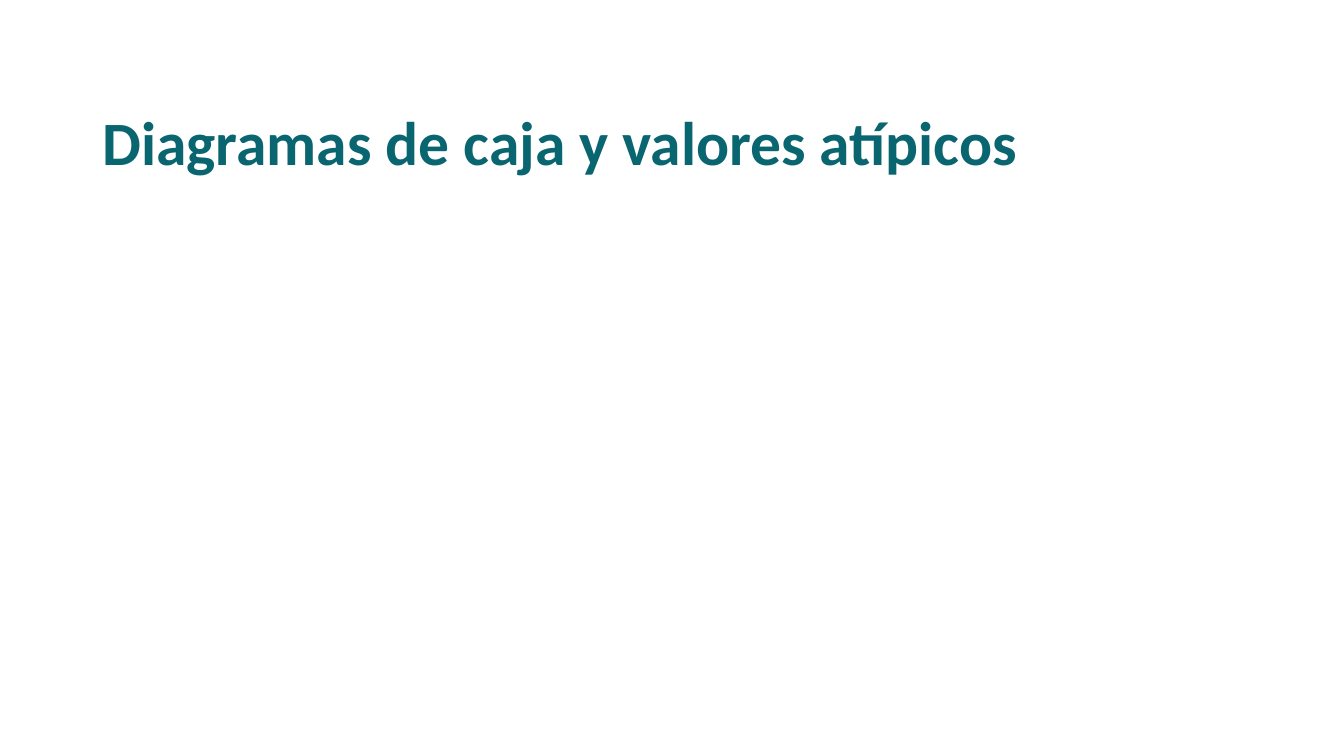
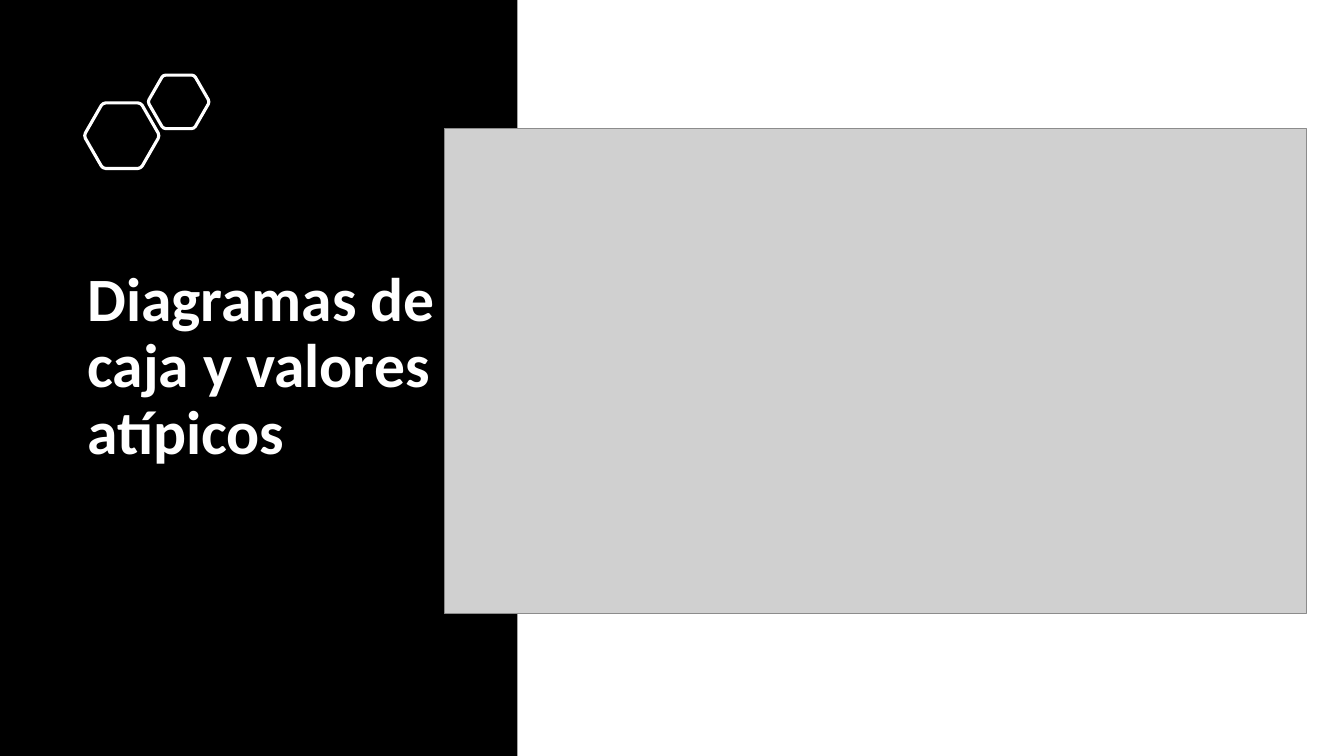
Before and after one commit to JuanAguilarDev/Data-mining-project, a slide deck: slide 12 of Plantilla Exposición.pptx (slide 7 before the commit). Drawn at 1344x756 pixels with LibreOffice and Linux fonts; fonts in the diff are those of the drawing; grey boxes stand for pictures; background and template pictures are left out. Boxes give left, top, right and bottom in pixels: in the first picture for what was removed or moved away, otherwise in the second. Text is boxed around its words. In the diff, an @@ line names an element or a change of style, - is before the commit and + after.

```diff
--- a/Plantilla Exposición.pptx
+++ b/Plantilla Exposición.pptx
@@ rectangle added at (0, 0, 517, 756), fill #000000 @@
@@ freeform shape added at (148, 76, 209, 129), outline #FFFFFF 2.25 pt @@
@@ freeform shape added at (85, 103, 159, 168), outline #FFFFFF 2.25 pt @@
@@ picture added at (445, 129, 1307, 614) @@
@@ title "Diagramas de caja y valores ...": place and size @@
-title "Diagramas de caja y valores ..." at (102, 121, 1017, 176)
+title "Diagramas de caja y valores ..." at (87, 277, 434, 464)
@@ title "Diagramas de caja y valores ..." at (87, 277, 434, 464): text colour #09656F to #FFFFFF; vertical alignment middle to bottom @@
```
Also in this commit, not shown: 4 other slides changed, 15 slides added, 4 slides removed.
